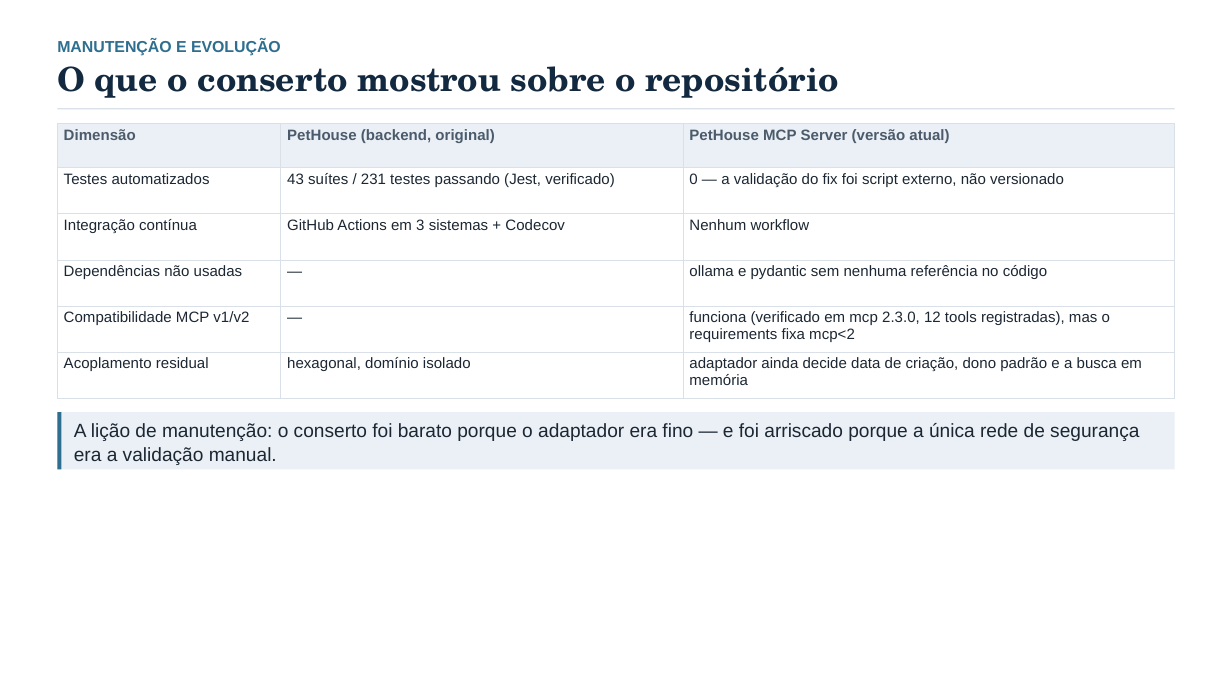
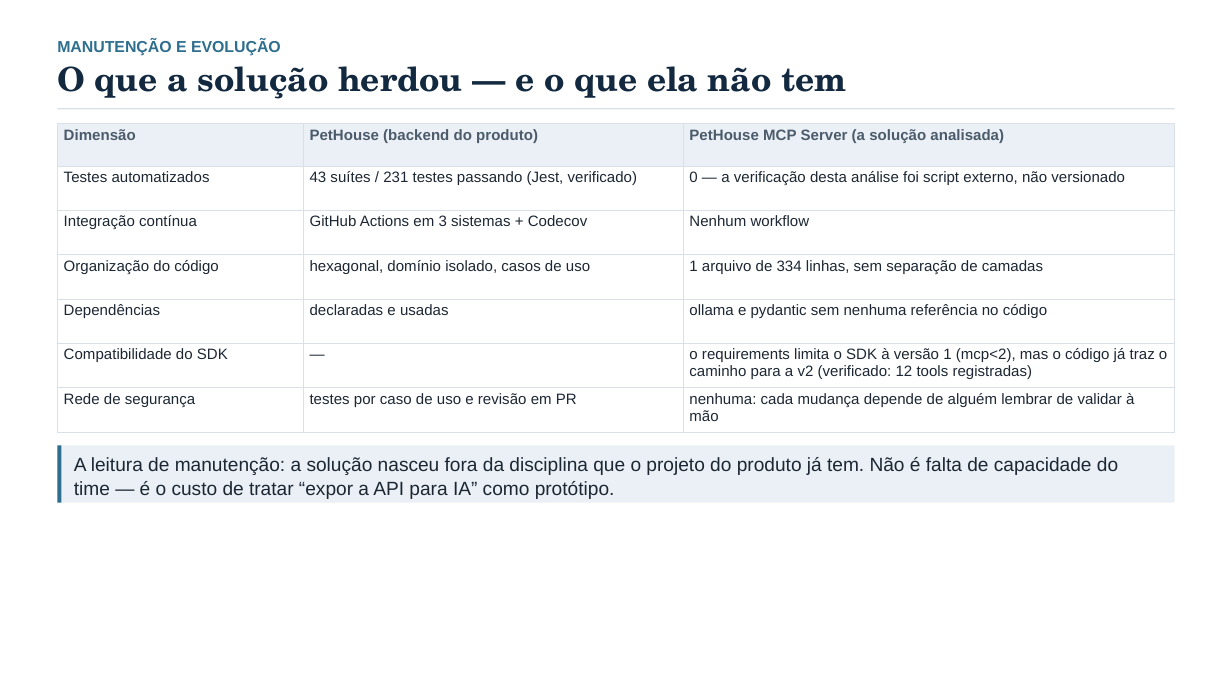
Before and after one commit to edu-correia/project-mcp-pet-adoption, a slide deck: slide 14 of docs/apresentacao-analise-pethouse-mcp.pptx (slide 15 before the commit). Drawn at 1232x693 pixels with LibreOffice and Linux fonts; fonts in the diff are those of the drawing. Boxes give left, top, right and bottom in pixels: in the first picture for what was removed or moved away, otherwise in the second. Text is boxed around its words. In the diff, an @@ line names an element or a change of style, - is before the commit and + after.

Commit message:
docs: apresenta a analise da solucao no estado atual (15 slides, sem antes/depois)
- deck reescrito: numeros e tese, arquitetura da ponte, inventario das 12 tools,
  metodo de verificacao, casos de uso, demo, tres insucessos e seguranca
- removidas as referencias a correcao/versao anterior: o material descreve o
  sistema como ele e (publico nao tem contexto de mudanca)
- roteiro de falas refeito para 4 pessoas sobre os 15 slides

```diff
--- a/docs/apresentacao-analise-pethouse-mcp.pptx
+++ b/docs/apresentacao-analise-pethouse-mcp.pptx
@@ text at [57,66,847,99]: text changed @@
-O que o conserto mostrou sobre o repositório
+O que a solução herdou — e o que ela não tem
@@ table at [57,124,1175,433] @@
-row 1, column 2: PetHouse (backend, original)
+row 1, column 2: PetHouse (backend do produto)
-row 1, column 3: PetHouse MCP Server (versão atual)
+row 1, column 3: PetHouse MCP Server (a solução analisada)
-row 2, column 3: 0 — a validação do fix foi script externo, não versionado
+row 2, column 3: 0 — a verificação desta análise foi script externo, não versionado
-row 4: Dependências não usadas | — | ollama e pydantic sem nenhuma referência no código
-row 5: Compatibilidade MCP v1/v2 | — | funciona (verificado em mcp 2.3.0, 12 tools registradas), mas o requirements fixa mcp<2
-row 6: Acoplamento residual | hexagonal, domínio isolado | adaptador ainda decide data de criação, dono padrão e a busca em memória
+row 4: Organização do código | hexagonal, domínio isolado, casos de uso | 1 arquivo de 334 linhas, sem separação de camadas
+row 5: Dependências | declaradas e usadas | ollama e pydantic sem nenhuma referência no código
+row 6: Compatibilidade do SDK | — | o requirements limita o SDK à versão 1 (mcp<2), mas o código já traz o caminho para a v2 (verificado: 12 tools registradas)
+row 7: Rede de segurança | testes por caso de uso e revisão em PR | nenhuma: cada mudança depende de alguém lembrar de validar à mão
@@ rectangle: place and size @@
-rectangle at [57,412,1175,470]
+rectangle at [57,445,1175,503]
@@ rectangle: place and size @@
-rectangle at [57,412,61,470]
+rectangle at [57,445,61,503]
@@ text at [74,457,1118,499]: text changed @@
-A lição de manutenção: o conserto foi barato porque o adaptador era fino — e foi arriscado porque a única rede de segurança era a validação manual.
+A leitura de manutenção: a solução nasceu fora da disciplina que o projeto do produto já tem. Não é falta de capacidade do time — é o custo de tratar “expor a API para IA” como protótipo.
```
Also in this commit, not shown: 14 other slides changed, 1 slide removed, 4 other files.
